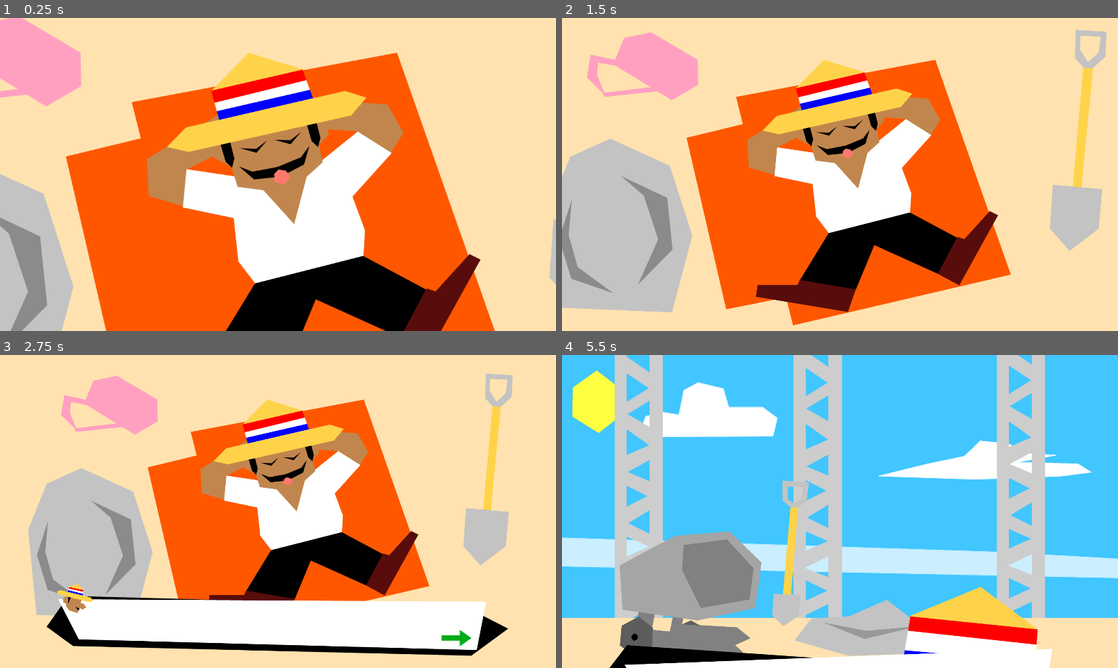
Above: before the commit, frames 1-4 (two rows, left to right).
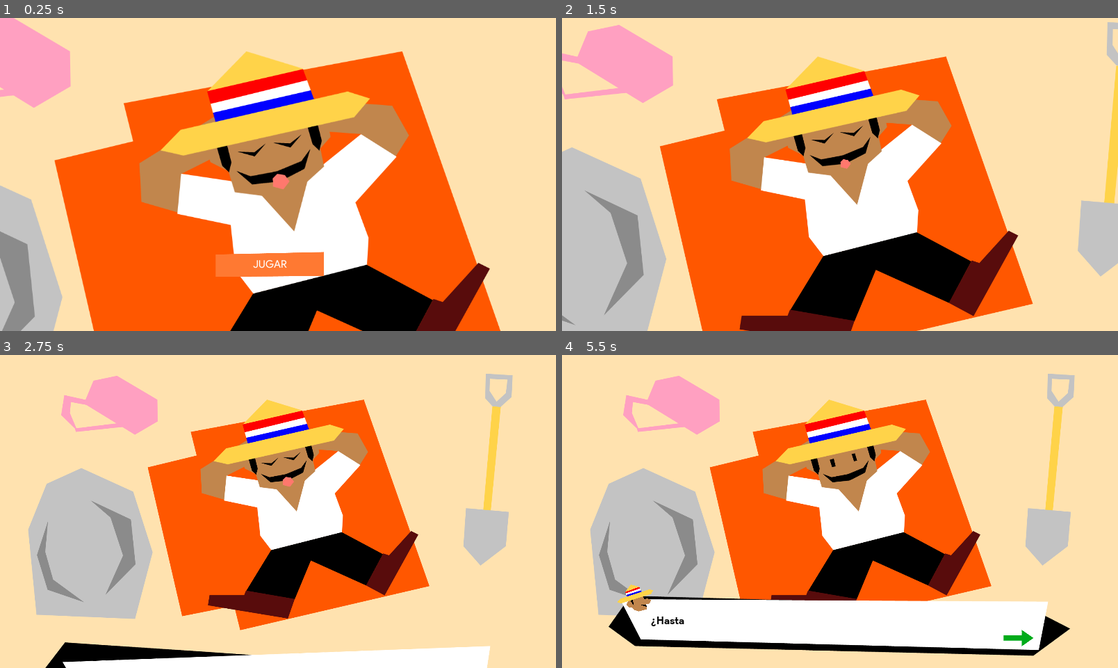
Above: after the commit, the same moments.

Repository: luispereira230797/donmariano
Game: Godot game, scene res://Scenes/Main.tscn
The game is run twice, just before and just after one commit, with the same random seed, the same clock (stepped at 60 frames per second) and the same inputs. Before the commit the project starts from res://Scenes/Intro1.tscn. Sound files missing from this copy of the repository are replaced by a short silence.
Inputs (mouse positions are in pixels of both pictures, inside the frame that each line leads up to):
- Up to frame 1 (0.25 s): no input
- Up to frame 2 (1.5 s): click (834, 265) at 0.5 s, where only the run after the commit has a clickable "JUGAR"; tap Enter (ui_accept) at 1.25 s; hold Right (ui_right) from 1.28 s (still down)
- Up to frame 3 (2.75 s): keep holding Right (ui_right); tap Enter (ui_accept) at 1.52, 2.27 s
- Up to frame 4 (5.5 s): release Right (ui_right) at 2.75 s; click (1017, 636) at 2.77 s; click (1017, 636) at 3.5 s; hold Left (ui_left) 4.28-5.03 s; hold Right (ui_right) from 5.03 s (still down); tap Enter (ui_accept) at 5.27 s

The runs differ from the first frame. In frame 1, 14% of the frame differs, in the area x 0-100%, y 0-100%; in frame 2, 34%; in frame 3, 17%; in frame 4, 93%.

Commit message:
Main menu

Diff:
--- a/Scenes/BaseButton.tscn
+++ b/Scenes/BaseButton.tscn
@@ -68,11 +68,11 @@
 margin_top = 537.0
 margin_right = 747.999
 margin_bottom = 596.0
-custom_colors/font_color_disabled = Color( 0, 0, 0, 1 )
-custom_colors/font_color_focus = Color( 0, 0, 0, 1 )
-custom_colors/font_color = Color( 0, 0, 0, 1 )
-custom_colors/font_color_hover = Color( 0, 0, 0, 1 )
-custom_colors/font_color_pressed = Color( 0, 0, 0, 1 )
+custom_colors/font_color_disabled = Color( 1, 1, 1, 1 )
+custom_colors/font_color_focus = Color( 1, 1, 1, 1 )
+custom_colors/font_color = Color( 1, 1, 1, 1 )
+custom_colors/font_color_hover = Color( 1, 1, 1, 1 )
+custom_colors/font_color_pressed = Color( 1, 1, 1, 1 )
 custom_fonts/font = SubResource( 1 )
 custom_styles/hover = ExtResource( 2 )
 custom_styles/pressed = ExtResource( 2 )
--- /dev/null
+++ b/Scenes/Main.tscn
@@ -0,0 +1,244 @@
+[gd_scene load_steps=9 format=2]
+
+[ext_resource path="res://Scenes/BaseButton.tscn" type="PackedScene" id=1]
+[ext_resource path="res://Scripts/Main.gd" type="Script" id=2]
+[ext_resource path="res://assets/sprites/cinematics/intro1/intro1sleeping.png" type="Texture" id=3]
+[ext_resource path="res://assets/sprites/cinematics/intro1/intro1.png" type="Texture" id=4]
+[ext_resource path="res://assets/sprites/cinematics/intro1/intro1sleepingmouth.png" type="Texture" id=5]
+[ext_resource path="res://Sounds/BackgroundMusic-Como te voy a Olvidar.mp3" type="AudioStream" id=6]
+
+[sub_resource type="Animation" id=1]
+resource_name = "Loop"
+length = 2.0
+loop = true
+tracks/0/type = "value"
+tracks/0/path = NodePath("Background:position")
+tracks/0/interp = 1
+tracks/0/loop_wrap = true
+tracks/0/imported = false
+tracks/0/enabled = true
+tracks/0/keys = {
+"times": PoolRealArray( 0 ),
+"transitions": PoolRealArray( 1 ),
+"update": 0,
+"values": [ Vector2( 608, 493 ) ]
+}
+tracks/1/type = "value"
+tracks/1/path = NodePath("Background:scale")
+tracks/1/interp = 1
+tracks/1/loop_wrap = true
+tracks/1/imported = false
+tracks/1/enabled = true
+tracks/1/keys = {
+"times": PoolRealArray( 0 ),
+"transitions": PoolRealArray( 1 ),
+"update": 0,
+"values": [ Vector2( 1.08287, 1.08287 ) ]
+}
+tracks/2/type = "value"
+tracks/2/path = NodePath("ExpSleeping:position")
+tracks/2/interp = 1
+tracks/2/loop_wrap = true
+tracks/2/imported = false
+tracks/2/enabled = true
+tracks/2/keys = {
+"times": PoolRealArray( 0 ),
+"transitions": PoolRealArray( 1 ),
+"update": 0,
+"values": [ Vector2( 608, 493 ) ]
+}
+tracks/3/type = "value"
+tracks/3/path = NodePath("ExpSleeping:scale")
+tracks/3/interp = 1
+tracks/3/loop_wrap = true
+tracks/3/imported = false
+tracks/3/enabled = true
+tracks/3/keys = {
+"times": PoolRealArray( 0 ),
+"transitions": PoolRealArray( 1 ),
+"update": 0,
+"values": [ Vector2( 1.083, 1.083 ) ]
+}
+tracks/4/type = "value"
+tracks/4/path = NodePath("ExpSleeping:visible")
+tracks/4/interp = 1
+tracks/4/loop_wrap = true
+tracks/4/imported = false
+tracks/4/enabled = true
+tracks/4/keys = {
+"times": PoolRealArray(  ),
+"transitions": PoolRealArray(  ),
+"update": 1,
+"values": [  ]
+}
+tracks/5/type = "value"
+tracks/5/path = NodePath("ExpSleepingMouth:position")
+tracks/5/interp = 1
+tracks/5/loop_wrap = true
+tracks/5/imported = false
+tracks/5/enabled = true
+tracks/5/keys = {
+"times": PoolRealArray( 0, 1, 2 ),
+"transitions": PoolRealArray( 1, 1, 1 ),
+"update": 0,
+"values": [ Vector2( 608, 493 ), Vector2( 618, 453 ), Vector2( 608, 493 ) ]
+}
+tracks/6/type = "value"
+tracks/6/path = NodePath("ExpSleepingMouth:scale")
+tracks/6/interp = 1
+tracks/6/loop_wrap = true
+tracks/6/imported = false
+tracks/6/enabled = true
+tracks/6/keys = {
+"times": PoolRealArray( 0, 1, 2 ),
+"transitions": PoolRealArray( 1, 1, 1 ),
+"update": 0,
+"values": [ Vector2( 1.083, 1.083 ), Vector2( 0.720667, 0.720667 ), Vector2( 1.083, 1.083 ) ]
+}
+tracks/7/type = "value"
+tracks/7/path = NodePath("ExpSleepingMouth:visible")
+tracks/7/interp = 1
+tracks/7/loop_wrap = true
+tracks/7/imported = false
+tracks/7/enabled = true
+tracks/7/keys = {
+"times": PoolRealArray(  ),
+"transitions": PoolRealArray(  ),
+"update": 1,
+"values": [  ]
+}
+
+[sub_resource type="Animation" id=3]
+length = 0.001
+tracks/0/type = "value"
+tracks/0/path = NodePath("Background:position")
+tracks/0/interp = 1
+tracks/0/loop_wrap = true
+tracks/0/imported = false
+tracks/0/enabled = true
+tracks/0/keys = {
+"times": PoolRealArray( 0 ),
+"transitions": PoolRealArray( 1 ),
+"update": 0,
+"values": [ Vector2( 639.889, 361.5 ) ]
+}
+tracks/1/type = "value"
+tracks/1/path = NodePath("Background:scale")
+tracks/1/interp = 1
+tracks/1/loop_wrap = true
+tracks/1/imported = false
+tracks/1/enabled = true
+tracks/1/keys = {
+"times": PoolRealArray( 0 ),
+"transitions": PoolRealArray( 1 ),
+"update": 0,
+"values": [ Vector2( 0.673148, 0.673148 ) ]
+}
+tracks/2/type = "value"
+tracks/2/path = NodePath("ExpSleeping:position")
+tracks/2/interp = 1
+tracks/2/loop_wrap = true
+tracks/2/imported = false
+tracks/2/enabled = true
+tracks/2/keys = {
+"times": PoolRealArray( 0 ),
+"transitions": PoolRealArray( 1 ),
+"update": 0,
+"values": [ Vector2( 638, 364 ) ]
+}
+tracks/3/type = "value"
+tracks/3/path = NodePath("ExpSleeping:scale")
+tracks/3/interp = 1
+tracks/3/loop_wrap = true
+tracks/3/imported = false
+tracks/3/enabled = true
+tracks/3/keys = {
+"times": PoolRealArray( 0 ),
+"transitions": PoolRealArray( 1 ),
+"update": 0,
+"values": [ Vector2( 0.673, 0.673 ) ]
+}
+tracks/4/type = "value"
+tracks/4/path = NodePath("ExpSleeping:visible")
+tracks/4/interp = 1
+tracks/4/loop_wrap = true
+tracks/4/imported = false
+tracks/4/enabled = true
+tracks/4/keys = {
+"times": PoolRealArray( 0 ),
+"transitions": PoolRealArray( 1 ),
+"update": 0,
+"values": [ true ]
+}
+tracks/5/type = "value"
+tracks/5/path = NodePath("ExpSleepingMouth:position")
+tracks/5/interp = 1
+tracks/5/loop_wrap = true
+tracks/5/imported = false
+tracks/5/enabled = true
+tracks/5/keys = {
+"times": PoolRealArray( 0 ),
+"transitions": PoolRealArray( 1 ),
+"update": 0,
+"values": [ Vector2( 638, 364 ) ]
+}
+tracks/6/type = "value"
+tracks/6/path = NodePath("ExpSleepingMouth:scale")
+tracks/6/interp = 1
+tracks/6/loop_wrap = true
+tracks/6/imported = false
+tracks/6/enabled = true
+tracks/6/keys = {
+"times": PoolRealArray( 0 ),
+"transitions": PoolRealArray( 1 ),
+"update": 0,
+"values": [ Vector2( 0.673, 0.673 ) ]
+}
+tracks/7/type = "value"
+tracks/7/path = NodePath("ExpSleepingMouth:visible")
+tracks/7/interp = 1
+tracks/7/loop_wrap = true
+tracks/7/imported = false
+tracks/7/enabled = true
+tracks/7/keys = {
+"times": PoolRealArray( 0 ),
+"transitions": PoolRealArray( 1 ),
+"update": 0,
+"values": [ true ]
+}
+
+[node name="CanvasLayer" type="CanvasLayer"]
+script = ExtResource( 2 )
+
+[node name="BaseButton" parent="." instance=ExtResource( 1 )]
+text = "JUGAR"
+buttonText = "JUGAR"
+
+[node name="Background" type="Sprite" parent="."]
+position = Vector2( 639.889, 361.5 )
+scale = Vector2( 0.673148, 0.673148 )
+z_index = -1
+texture = ExtResource( 4 )
+
+[node name="ExpSleeping" type="Sprite" parent="."]
+position = Vector2( 638, 364 )
+scale = Vector2( 0.673, 0.673 )
+z_index = -1
+texture = ExtResource( 3 )
+
+[node name="ExpSleepingMouth" type="Sprite" parent="."]
+position = Vector2( 638, 364 )
+scale = Vector2( 0.673, 0.673 )
+z_index = -1
+texture = ExtResource( 5 )
+
+[node name="AnimationPlayer" type="AnimationPlayer" parent="."]
+anims/Loop = SubResource( 1 )
+anims/RESET = SubResource( 3 )
+
+[node name="AudioStreamPlayer" type="AudioStreamPlayer" parent="."]
+stream = ExtResource( 6 )
+volume_db = -10.0
+autoplay = true
+
+[connection signal="pressed" from="BaseButton" to="." method="_on_BaseButton_pressed"]
--- a/Scripts/BaseButton.gd
+++ b/Scripts/BaseButton.gd
@@ -9,7 +9,7 @@
 # Called when the node enters the scene tree for the first time.
 func _ready():
 	text = buttonText
-	$AnimationPlayer.play("Intro")
+	#$AnimationPlayer.play("Intro")
 
 
 # Called every frame. 'delta' is the elapsed time since the previous frame.
--- a/Scripts/Main.gd
+++ b/Scripts/Main.gd
@@ -1,31 +1,13 @@
-extends Node2D
-
-
-# Declare member variables here. Examples:
-# var a = 2
-# var b = "text"
-var current_scene = ""
-const LEVEL1 = "res://Scenes/Level1.tscn"
-const CUTSCENE = "res://Scenes/Cutscene.tscn"
-var currentScene = ""
+extends CanvasLayer
 
 # Called when the node enters the scene tree for the first time.
 func _ready():
-	pass # Replace with function body.
+	$AnimationPlayer.play("Loop")
 
 
 # Called every frame. 'delta' is the elapsed time since the previous frame.
 #func _process(delta):
 #	pass
 
-
-func _on_Button_pressed():
-	changeScene(LEVEL1)
-
-func changeScene(scenePath):
-	remove_child(get_node("Level1"))
-	var scene = load(scenePath)
-	var cutscene = scene.instance()
-	print(cutscene.name)
-	currentScene = cutscene.name
-	get_parent().add_child(cutscene)
+func _on_BaseButton_pressed():
+	get_tree().change_scene("res://Scenes/Intro1.tscn")
--- a/project.godot
+++ b/project.godot
@@ -11,7 +11,7 @@
 [application]
 
 config/name="Don Mario"
-run/main_scene="res://Scenes/Intro1.tscn"
+run/main_scene="res://Scenes/Main.tscn"
 config/icon="res://icon.png"
 
 [autoload]
Binary file changed: assets/sprites/ui.png
Binary file changed: customassets/ui.png
Not shown, changed: customassets/ui.clip
